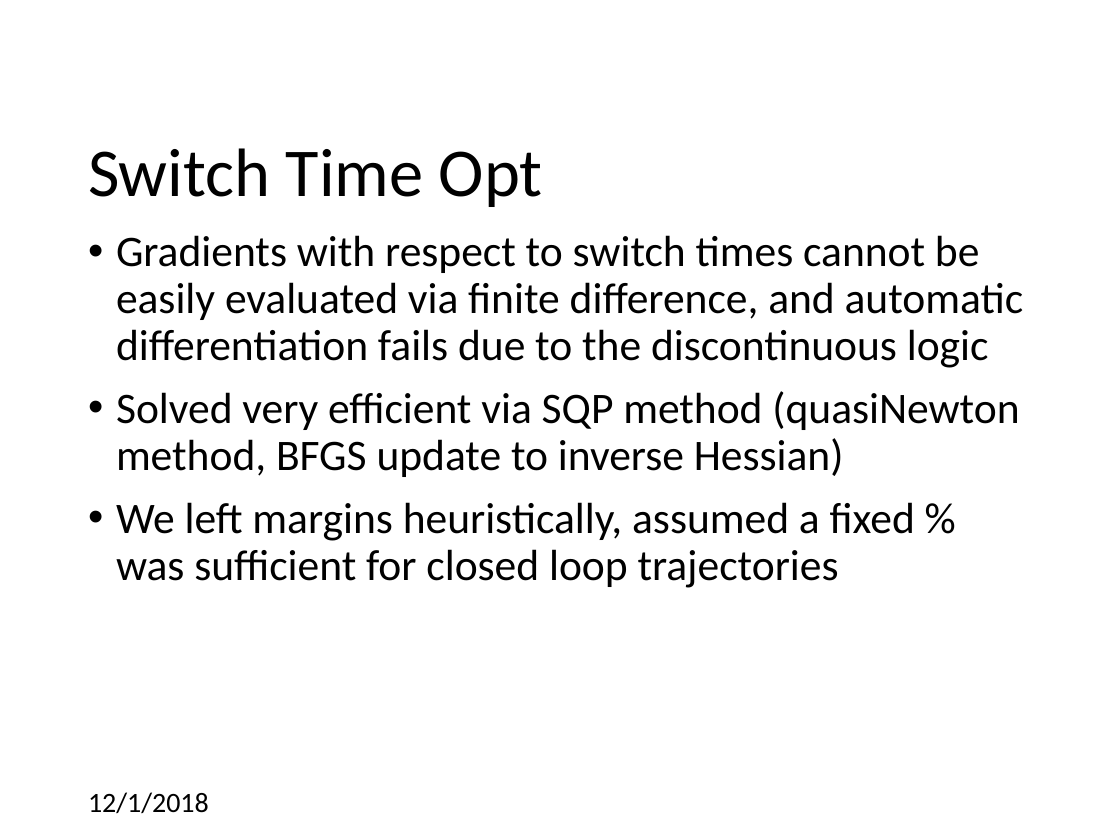
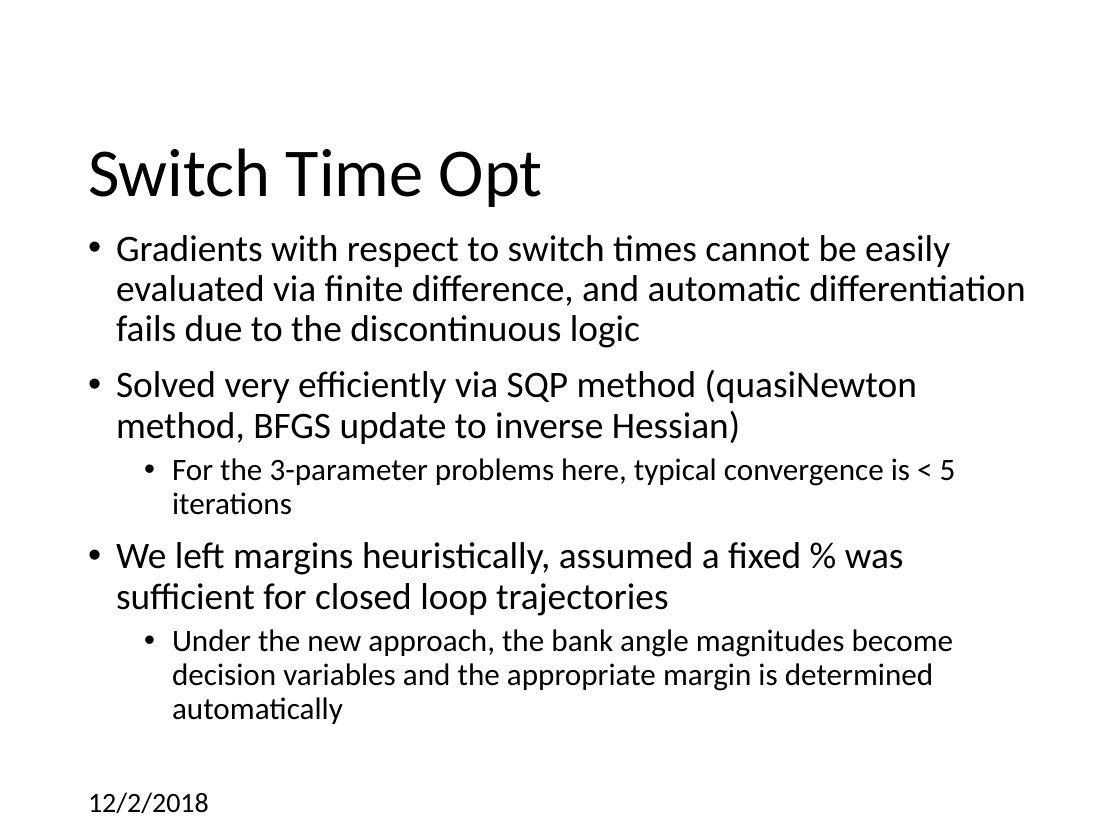
Before and after one commit to CDNoyes/EDL-Py, a slide deck: slide 24 of Documents/Qual Exam.pptx (slide 17 before the commit). Drawn at 1120x840 pixels with LibreOffice and Linux fonts; fonts in the diff are those of the drawing; background and template pictures are left out. Boxes give left, top, right and bottom in pixels: in the first picture for what was removed or moved away, otherwise in the second. Text is boxed around its words. In the diff, an @@ line names an element or a change of style, - is before the commit and + after.

```diff
--- a/Documents/Qual Exam.pptx
+++ b/Documents/Qual Exam.pptx
@@ text at box(116, 235, 1025, 616): size 28 to 24 pt in "Gradients with respect to switch times cannot ...", "We left margins heuristically, assumed a fixed ..." @@
@@ text at box(116, 370, 956, 515): text changed; size 28 to 24 pt @@
-• Solved very efficient via SQP method (quasiNewton method, BFGS update to inverse Hessian)
+• Solved very efficiently via SQP method (quasiNewton method, BFGS update to inverse Hessian)
+  • For the 3-parameter problems here, typical convergence is < 5 iterations
@@ text at box(172, 629, 954, 724): paragraph added @@
+  • Under the new approach, the bank angle magnitudes become decision variables and the appropriate margin is determined automatically
@@ text at box(88, 792, 209, 814): text changed @@
-12/1/2018
+12/2/2018
```
Also in this commit, not shown: 38 other slides changed, 6 slides added, 1 slide removed.
